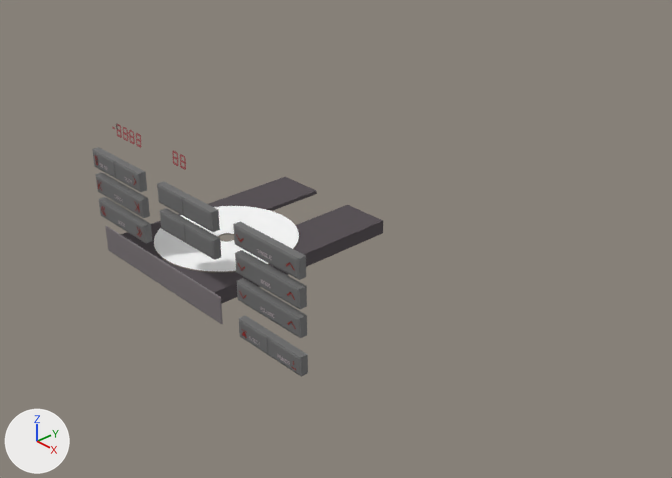
Two versions of the Blender file 3dplayer/model/chassis.blend, one commit apart.
Camera for both pictures: a 50 mm lens placed at (8.83, -7.87, 5.03), pointed at (0.43, -0.07, -0.83). Arrows for +X, +Y and +Z are at lower left; the lights stay in place.

Names of what the first picture shows: 'DoubleButton1', 'DoubleButton1.001', 'DoubleButton2', 'DoubleButton2.001', 'DoubleButton4', 'DoubleButton5', 'DoubleButton6', 'DoubleButton7', 'DoubleButton8', 'cdTray'.
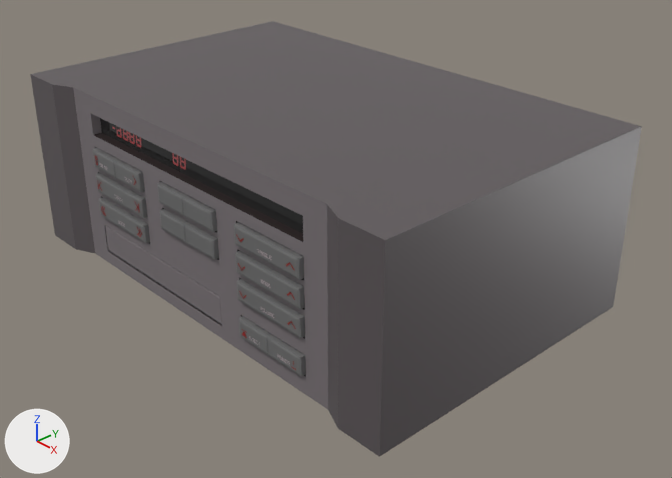
Scene script edits in JSON lines:
```json
{"op": "remove", "block": "ob_casing", "code": "ob_casing.hide_set(True)"}
```

Changed parts and their boxes [x1, y1, x2, y2] in the pictures (672 x 478 px):
```json
{"object": "Casing", "change": "shown", "after": [30, 21, 642, 457]}
{"object": "cdTray", "change": "unchanged, covered by the edit", "before": [105, 177, 383, 324], "after": [105, 226, 222, 324]}
```
